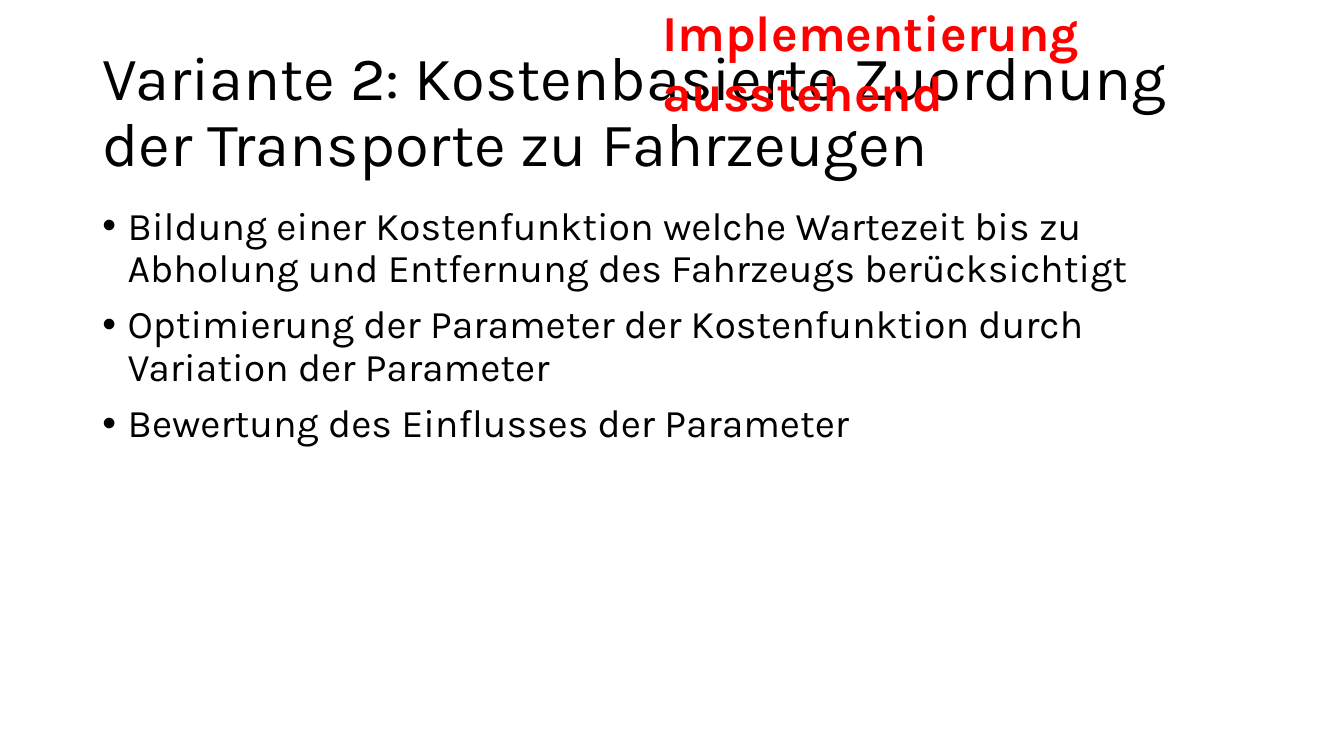
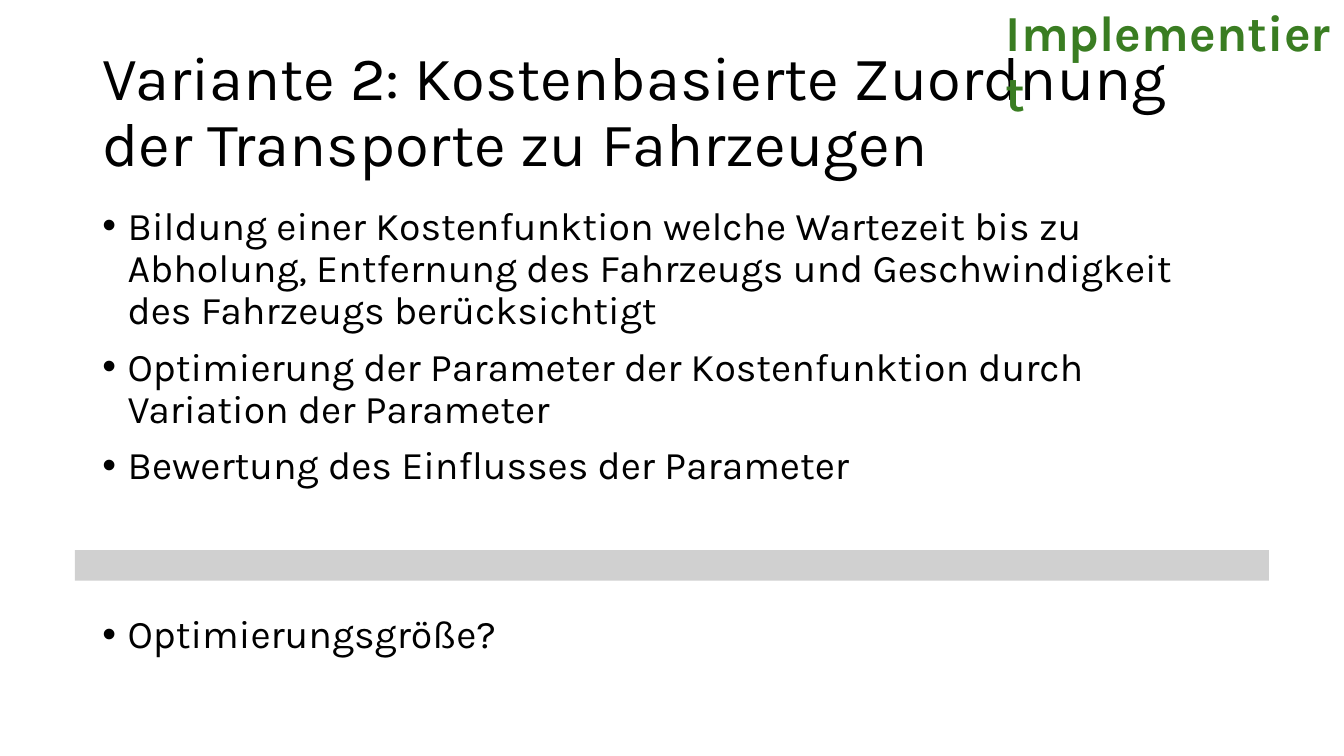
Before and after one commit to LGehlauf/SPP24, a slide deck: slide 3 of Transportoptimierung.pptx. Drawn at 1344x756 pixels with LibreOffice and Linux fonts; fonts in the diff are those of the drawing; grey boxes stand for pictures. Boxes give left, top, right and bottom in pixels: in the first picture for what was removed or moved away, otherwise in the second. Text is boxed around its words. In the diff, an @@ line names an element or a change of style, - is before the commit and + after.

Commit message:
Added Transport-Experiments

```diff
--- a/Transportoptimierung.pptx
+++ b/Transportoptimierung.pptx
@@ text removed at (662,15,1079,112) @@
-Implementierung ausstehend
@@ text added at (996,0,1344,68), 36 pt, text #3B7D23, bold @@
+Implementiert
@@ text at (128,213,1172,334): text changed @@
-• Bildung einer Kostenfunktion welche Wartezeit bis zu Abholung und Entfernung des Fahrzeugs berücksichtigt
+• Bildung einer Kostenfunktion welche Wartezeit bis zu Abholung, Entfernung des Fahrzeugs und Geschwindigkeit des Fahrzeugs berücksichtigt
@@ picture added at (75,551,1269,581) @@
@@ text at (128,621,496,658): paragraph added @@
+• Optimierungsgröße?
```
Also in this commit, not shown: 17 other files.
